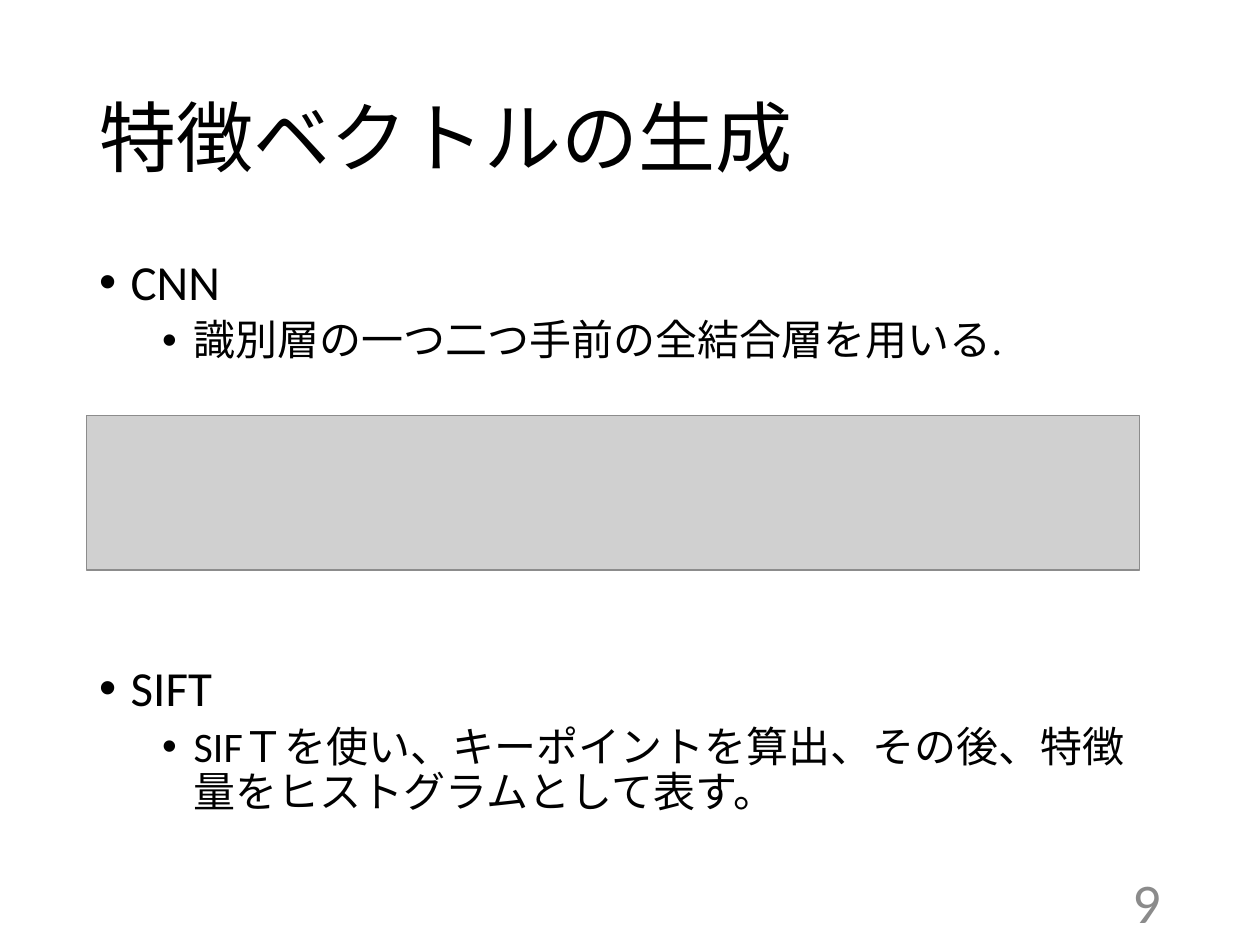
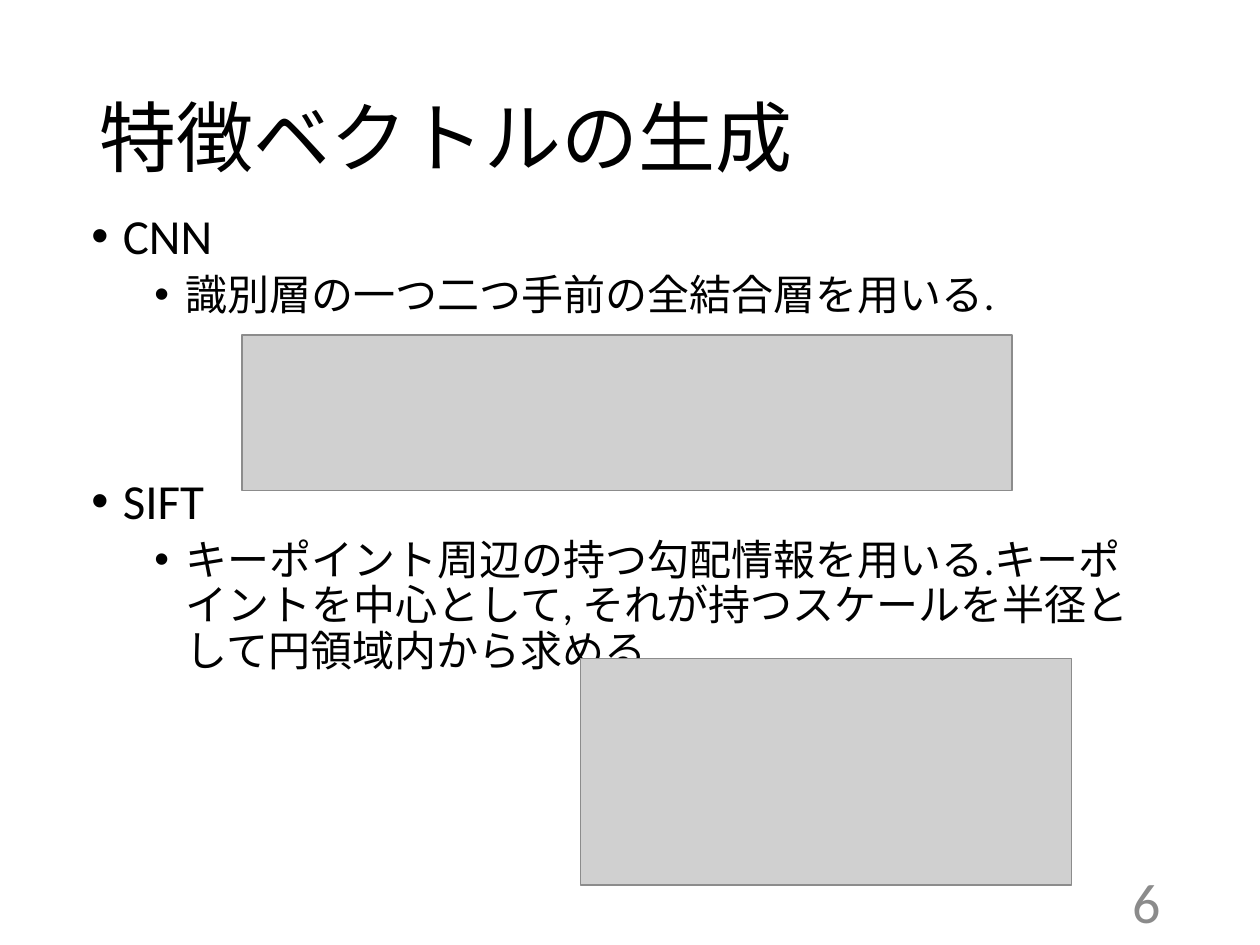
Before and after one commit to kait-takanolab/1821005-yoshioka-thesis, a slide deck: slide 6 of 1821005_中間発表.pptx (slide 9 before the commit). Drawn at 1260x945 pixels with LibreOffice and Linux fonts; fonts in the diff are those of the drawing; grey boxes stand for pictures. Boxes give left, top, right and bottom in pixels: in the first picture for what was removed or moved away, otherwise in the second. Text is boxed around its words. In the diff, an @@ line names an element or a change of style, - is before the commit and + after.

```diff
--- a/1821005_中間発表.pptx
+++ b/1821005_中間発表.pptx
@@ text "CNN": place and size @@
-text "CNN" at <box>131,268,1125,811</box>
+text "CNN" at <box>123,222,1129,676</box>
@@ picture added at <box>242,335,1012,491</box> @@
@@ picture removed at <box>87,416,1139,571</box> @@
@@ text at <box>186,539,1129,676</box>: text changed @@
-  • SIFＴを使い、キーポイントを算出、その後、特徴量をヒストグラムとして表す。
+  • キーポイント周辺の持つ勾配情報を用いる.キーポイントを中心として, それが持つスケールを半径として円領域内から求める.
@@ picture added at <box>581,658,1072,885</box> @@
@@ page number at <box>1132,885,1160,924</box>: text changed @@
-9
+6
```
Also in this commit, not shown: 3 other slides changed.
